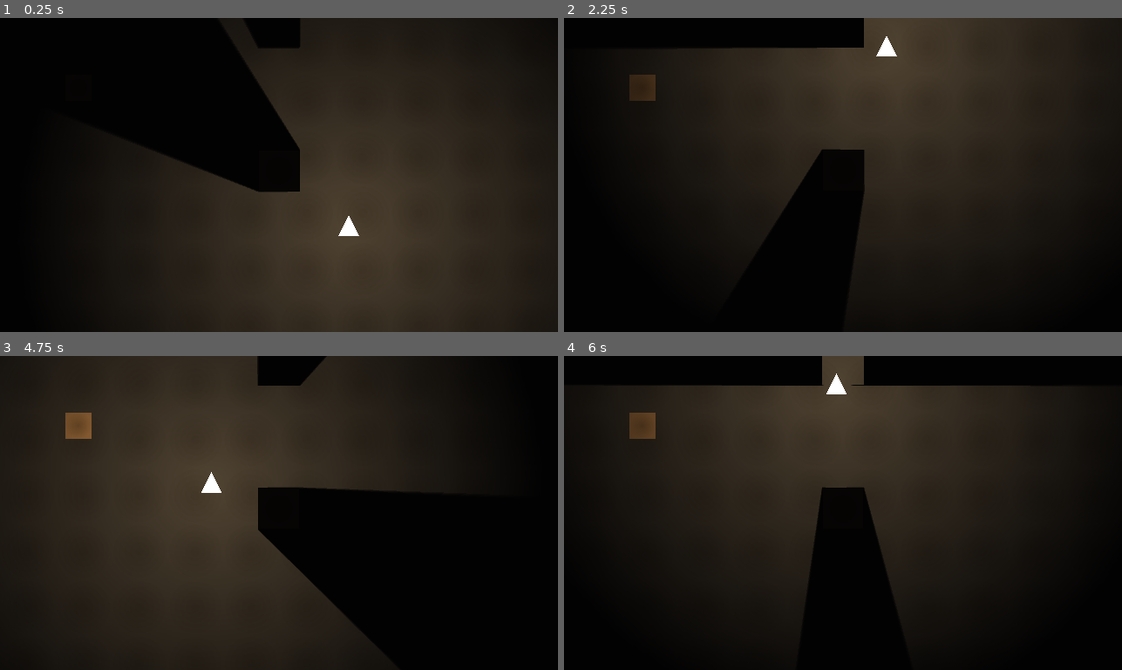
Above: before the commit, frames 1-4 (two rows, left to right).
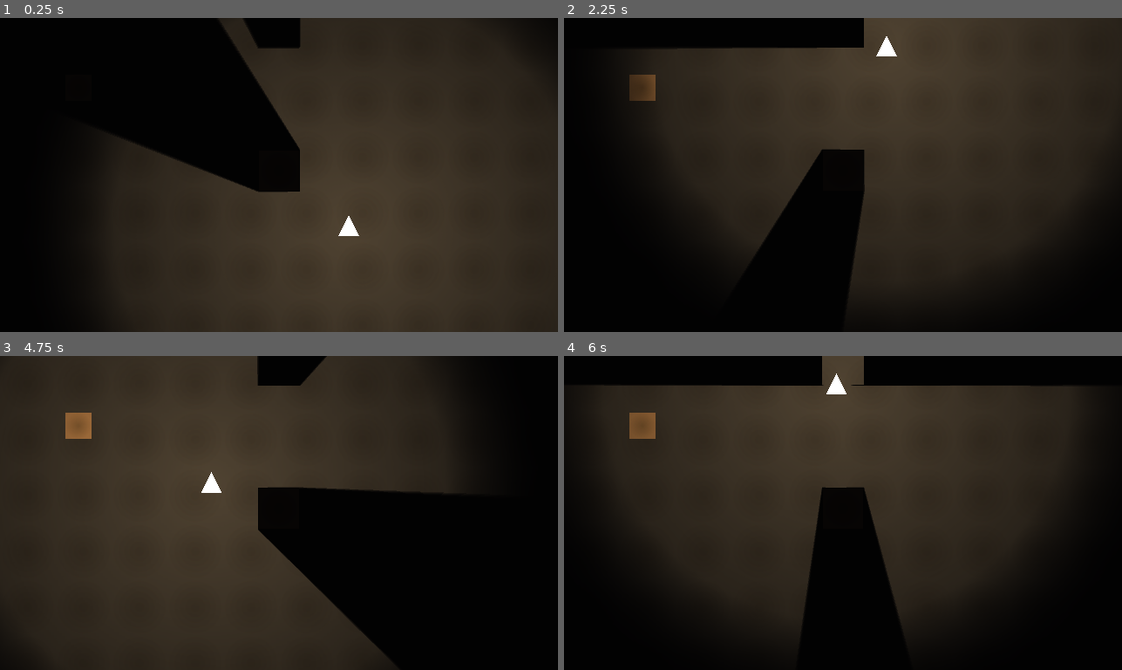
Above: after the commit, the same moments.

Repository: mitomegu03/MitoGit
Game: Godot game, scene res://scenes/test_room.tscn
Two runs of this game, one before a commit and one after it. Both use one fixed random seed, a clock stepped at 60 frames per second and the inputs below. The project has no main scene, so this scene is started directly.
Inputs (mouse positions are in pixels of both pictures, inside the frame that each line leads up to):
- Up to frame 1 (0.25 s): no input
- Up to frame 2 (2.25 s): tap Enter (ui_accept) at 0.5, 0.77, 1.52 s; move the mouse to (815, 237) at 0.52 s; hold Up (ui_up) 0.53-2.03 s; move the mouse to (1010, 222) at 1.27 s; move the mouse to (675, 127) at 2.02 s; hold Left (ui_left) from 2.03 s (still down)
- Up to frame 3 (4.75 s): move the mouse to (306, 513) at 2.77 s; tap Enter (ui_accept) at 3.02, 3.77, 4.52 s; move the mouse to (195, 434) at 3.52 s; release Left (ui_left) at 3.53 s; hold Down (ui_down) 3.53-4.28 s; move the mouse to (401, 497) at 4.27 s; hold Right (ui_right) from 4.28 s (still down)
- Up to frame 4 (6 s): move the mouse to (731, 528) at 5.02 s; release Right (ui_right) at 5.03 s; hold Up (ui_up) 5.03-5.78 s; move the mouse to (898, 443) at 5.77 s; hold Right (ui_right) from 5.78 s (still down)

The runs differ from the first frame. In frame 2, 0.1% of the frame differs, in the area x 13-17%, y 18-27%; in frame 3, 0.2%; in frame 4, 0.4%, in the area x 11-17%, y 18-27%.
Error after the commit: Parse Error: Invalid character "·" (U+00B7). (res://scripts/ui/investigation_ui.gd:0)

Commit message:
fix: adjust flashlight mask and keybindings

Diff:
--- a/projects/01_horror-game/godot/assets/images/light_mask.tres
+++ b/projects/01_horror-game/godot/assets/images/light_mask.tres
@@ -1,7 +1,8 @@
 [gd_resource type="GradientTexture2D" load_steps=2 format=3]
 
 [sub_resource type="Gradient" id="Gradient_lm"]
-colors = PackedColorArray(1, 1, 1, 1, 1, 1, 1, 0)
+offsets = PackedFloat32Array(0, 0.7, 1)
+colors = PackedColorArray(1, 1, 1, 1, 1, 1, 1, 0.5, 0, 0, 0, 0)
 
 [resource]
 gradient = SubResource("Gradient_lm")
--- a/projects/01_horror-game/godot/scripts/ui/investigation_ui.gd
+++ b/projects/01_horror-game/godot/scripts/ui/investigation_ui.gd
@@ -1,4 +1,4 @@
-extends CanvasLayer
+·ーextends CanvasLayer
 
 # ─────────────────────────────────────────────
 # 1人称調査画面UI
